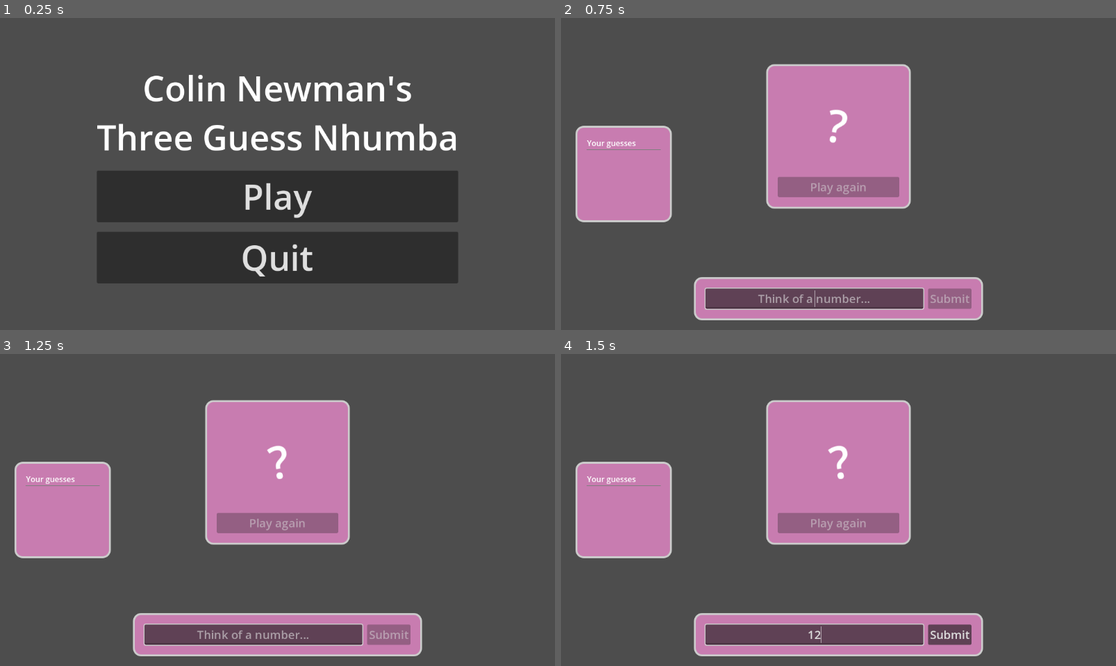
Above: before the commit, frames 1-4 (two rows, left to right).
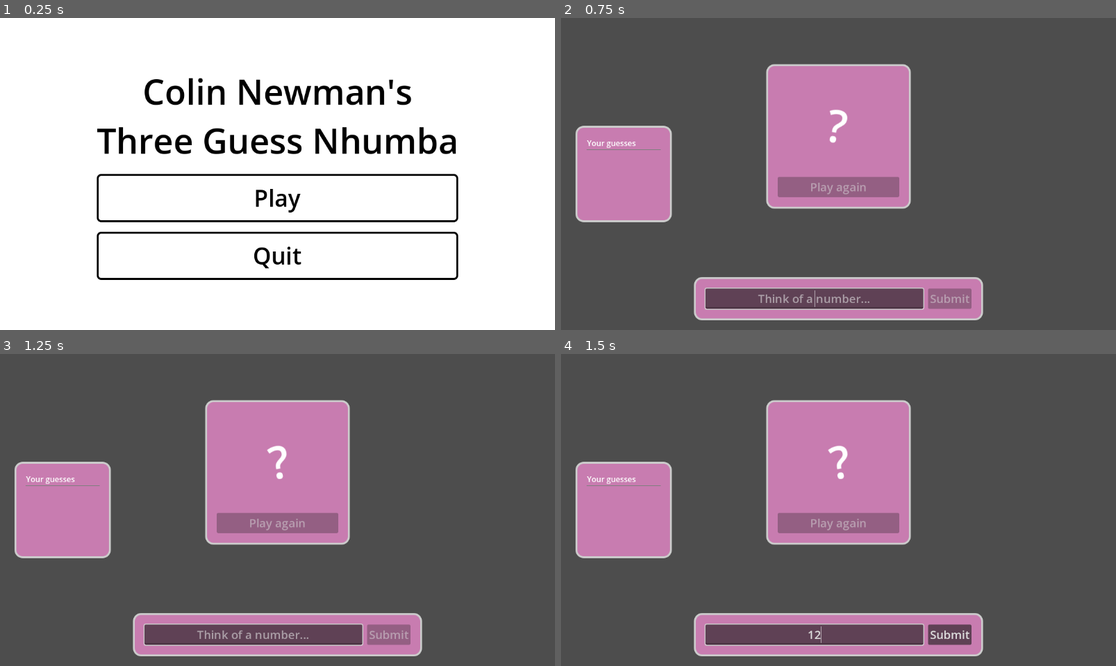
Above: after the commit, the same moments.

Repository: phrasmotica/think-of-a-number
Game: Godot game, scene res://scenes/main_menu.tscn
Same seed, same stepped clock (60 frames per second), same inputs: the game is played once before the commit and once after it. Sound files missing from this copy of the repository are replaced by a short silence.
Inputs (mouse positions are in pixels of both pictures, inside the frame that each line leads up to):
- Up to frame 1 (0.25 s): no input
- Up to frame 2 (0.75 s): click "Play" at 0.5 s
- Up to frame 3 (1.25 s): no input
- Up to frame 4 (1.5 s): click (816, 634) at 1.27 s; type "12" at 1.35 s

The runs differ from the first frame. In frame 1, 99% of the frame differs, in the area x 0-100%, y 0-100%; in frame 2, nothing differs; in frame 3, nothing differs; in frame 4, nothing differs.

Commit message:
Add styling to main menu

Diff:
--- a/scenes/main_menu.tscn
+++ b/scenes/main_menu.tscn
@@ -14,6 +14,13 @@
 autoplay = true
 
 [node name="CanvasLayer" type="CanvasLayer" parent="."]
+
+[node name="Background" type="ColorRect" parent="CanvasLayer"]
+anchors_preset = 15
+anchor_right = 1.0
+anchor_bottom = 1.0
+grow_horizontal = 2
+grow_vertical = 2
 
 [node name="CenterContainer" type="CenterContainer" parent="CanvasLayer"]
 anchors_preset = 15
@@ -38,14 +45,14 @@
 unique_name_in_owner = true
 custom_minimum_size = Vector2(0, 100)
 layout_mode = 2
-theme_override_font_sizes/font_size = 72
+theme_type_variation = &"MainMenuButton"
 text = "Play"
 
 [node name="QuitButton" type="Button" parent="CanvasLayer/CenterContainer/VBoxContainer"]
 unique_name_in_owner = true
 custom_minimum_size = Vector2(0, 100)
 layout_mode = 2
-theme_override_font_sizes/font_size = 72
+theme_type_variation = &"MainMenuButton"
 text = "Quit"
 
 [connection signal="pressed" from="CanvasLayer/CenterContainer/VBoxContainer/PlayButton" to="." method="_on_play_button_pressed"]
--- a/theme_default.tres
+++ b/theme_default.tres
@@ -1,4 +1,28 @@
-[gd_resource type="Theme" load_steps=3 format=3 uid="uid://skah0wjpgann"]
+[gd_resource type="Theme" load_steps=5 format=3 uid="uid://skah0wjpgann"]
+
+[sub_resource type="StyleBoxFlat" id="StyleBoxFlat_k2tm1"]
+bg_color = Color(0.65098, 0.65098, 0.65098, 0.498039)
+border_width_left = 4
+border_width_top = 4
+border_width_right = 4
+border_width_bottom = 4
+border_color = Color(0, 0, 0, 1)
+corner_radius_top_left = 8
+corner_radius_top_right = 8
+corner_radius_bottom_right = 8
+corner_radius_bottom_left = 8
+
+[sub_resource type="StyleBoxFlat" id="StyleBoxFlat_2iq80"]
+bg_color = Color(0, 0, 0, 0)
+border_width_left = 4
+border_width_top = 4
+border_width_right = 4
+border_width_bottom = 4
+border_color = Color(0, 0, 0, 1)
+corner_radius_top_left = 8
+corner_radius_top_right = 8
+corner_radius_bottom_right = 8
+corner_radius_bottom_left = 8
 
 [sub_resource type="StyleBoxFlat" id="StyleBoxFlat_pj2a5"]
 bg_color = Color(0.7833, 0.487455, 0.68921, 1)
@@ -18,8 +42,15 @@
 default_font = SubResource("SystemFont_1jovo")
 Button/font_sizes/font_size = 24
 LineEdit/font_sizes/font_size = 24
+MainMenuButton/base_type = &"Button"
+MainMenuButton/colors/font_color = Color(0, 0, 0, 1)
+MainMenuButton/colors/font_hover_color = Color(0, 0, 0, 1)
+MainMenuButton/font_sizes/font_size = 48
+MainMenuButton/styles/hover = SubResource("StyleBoxFlat_k2tm1")
+MainMenuButton/styles/normal = SubResource("StyleBoxFlat_2iq80")
 PanelContainer/styles/panel = SubResource("StyleBoxFlat_pj2a5")
 RevealLabel/base_type = &"Label"
 RevealLabel/font_sizes/font_size = 92
 TitleLabel/base_type = &"Label"
+TitleLabel/colors/font_color = Color(0, 0, 0, 1)
 TitleLabel/font_sizes/font_size = 72
